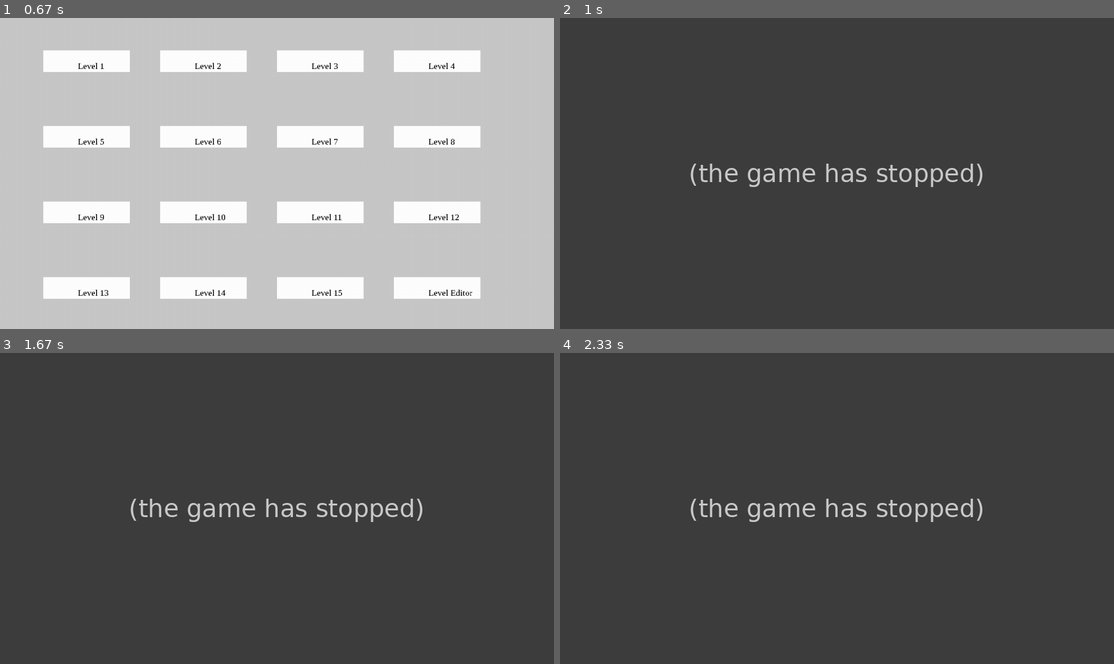
Above: before the commit, frames 1-4 (two rows, left to right).
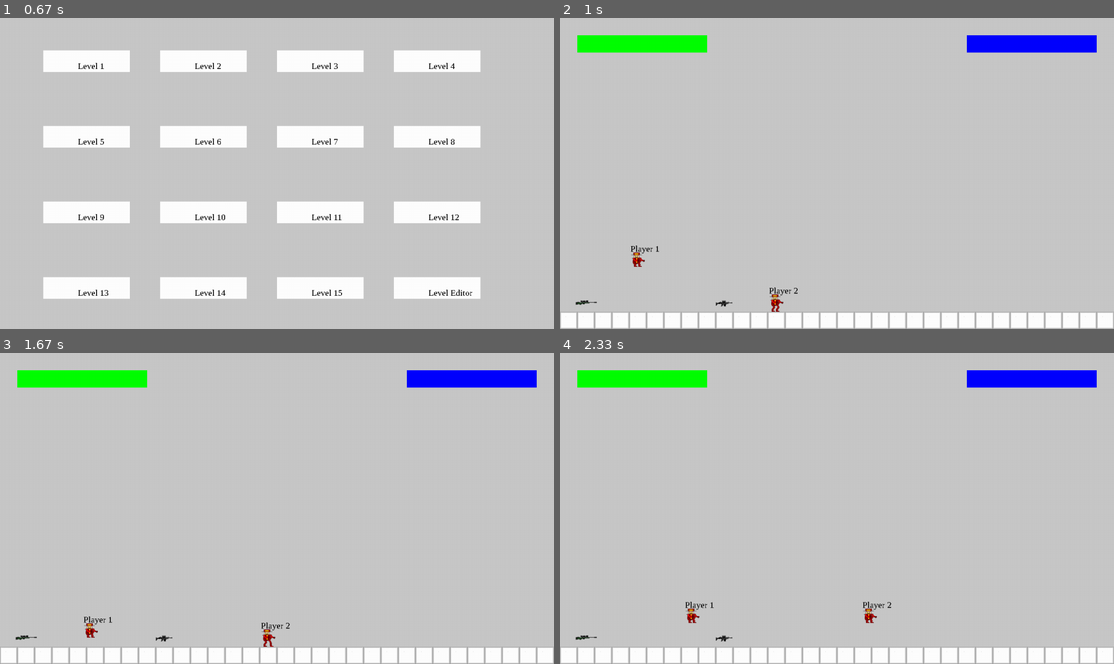
Above: after the commit, the same moments.

Repository: Me07111/Pygame-Platformer
Game: pygame game, started from Code/main.py
Same seed, same stepped clock (60 frames per second), same inputs: the game is played once before the commit and once after it.
Inputs (mouse positions are in pixels of both pictures, inside the frame that each line leads up to):
- Up to frame 1 (0.67 s): click "Play" at 0.38 s
- Up to frame 2 (1 s): click "Level 1" at 0.72 s
- Up to frame 3 (1.67 s): hold W 1-1.47 s; hold Right 1-1.47 s; move the mouse to (454, 499) at 1.03 s; hold Right from 1.5 s (still down); hold D from 1.5 s (still down)
- Up to frame 4 (2.33 s): release Right at 1.97 s; release D at 1.97 s; hold Up 2-2.3 s; hold W 2-2.3 s

Frame 1 is identical in both runs. In frame 2, 99% of the frame differs, in the area x 0-100%, y 0-100%; in frame 3, 99%; in frame 4, 99%.
Error before the commit: TypeError: spritecollide() missing 1 required positional argument: 'dokill' (level.py line 64); the game stopped at 0.73 s (later frames are placeholders)

Commit message:
kinda working launchpad

Diff:
--- a/Code/launchPad.py
+++ b/Code/launchPad.py
@@ -15,4 +15,4 @@
     def update(self,delta):
         self.image = self.animator.animate(0,delta)
     def onCollision(self,player):
-        player.launch((0,1),self.jumpPower)
+        player.launch((0,-1),self.jumpPower)
--- a/Code/level.py
+++ b/Code/level.py
@@ -52,7 +52,7 @@
         for powerUp in self.powerups.sprites():
             powerUp.update(delta)
         self.launchPads.update(delta)
-        self.launchPads.draw
+        self.launchPads.draw(self.screen)
         self.platforms.draw(self.screen)
         self.onGroundWeapons.draw(self.screen)
         self.powerups.draw(self.screen)
@@ -61,7 +61,7 @@
         self.checkWinCondition(player,levelHandler)
 
     def updateLaunchPadColls(self,player):
-        collidingPads = pygame.sprite.spritecollide(player,self.launchPads)
+        collidingPads = pygame.sprite.spritecollide(player,self.launchPads,False)
         if(len(collidingPads) > 0):
             collidingPads[0].onCollision(player)
 
@@ -202,7 +202,8 @@
                     powerUp = PowerUp(self.height, powerUpPos, type.get("name"),type.get("imagePath"),type.get("modifications"),type.get("isTimed"),type.get("time"))
                     self.powerups.add(powerUp)
                 elif(cell[0] == "L"):
-                    launchPad = LaunchPad((pos.x + cellWidth/2,pos.y + cellHeight/2),5,self.height)
+                    print(int(cell[1:len(cell)-1]))
+                    launchPad = LaunchPad((pos.x + cellWidth/2,pos.y + cellHeight/2),int(cell[1:len(cell)]),self.height)
                     self.launchPads.add(launchPad)
         playerposes.sort(key=getX)
         for i, player in enumerate(playerposes):
--- a/Code/levelEditor.py
+++ b/Code/levelEditor.py
@@ -17,8 +17,8 @@
         self.saveHandler = saveHandler
         self.cellSize = ()
         self.blockType = 1
-        self.blockTypes = ["o","x","P","w","u"]
-        self.doesHaveSubTypes = [False,False,False,True,True]
+        self.blockTypes = ["o","x","P","w","u","L"]
+        self.doesHaveSubTypes = [False,False,False,True,True,False]
         self.subType = 0
         self.typeButton = Button(scaleRect(height,(100,50)),scaleRect(height,(200,50)),"change type")
         self.subTypeButton = Button(scaleRect(height,(100,150)),scaleRect(height,(300,50)),"change block subtype")
@@ -36,12 +36,14 @@
         platformImage = pygame.transform.smoothscale(pygame.image.load("Graphics/Platform.png"),self.cellSize)
         playerimage = pygame.transform.smoothscale(pygame.image.load("Graphics/Character.png"),self.cellSize)
         weaponImages = []
+        jumpPadImage = pygame.transform.smoothscale(pygame.image.load("Graphics/JumpPad.png"),self.cellSize)
+        weaponImages = []
         for weapon in weapons:
             weaponImages.append(pygame.transform.smoothscale(pygame.image.load(weapon[1]),self.cellSize))
         powerupImages = []
         for powerUp in powerUps:
             powerupImages.append(pygame.transform.smoothscale(clip(pygame.image.load(powerUp.get("imagePath")),0,0,40,40),self.cellSize))
-        self.subImages = [[],[platformImage],[playerimage],weaponImages,powerupImages]
+        self.subImages = [[],[platformImage],[playerimage],weaponImages,powerupImages,[jumpPadImage]]
         self.timeSincePressed = 10
 
     def update(self,delta : float,gametime : float,levelHandler):
--- a/Code/player.py
+++ b/Code/player.py
@@ -50,7 +50,7 @@
             self.health = self.maxHealth
 
     def launch(self,direction : tuple,speed : float):
-        self.launchVector = direction
+        self.launchVector = pygame.Vector2(direction)
         self.launchSpeed = speed
         self.launched = True
 
--- a/save.json
+++ b/save.json
@@ -351,13 +351,111 @@
                   "o",
                   "o",
                   "o",
+                  "o",
+                  "o",
+                  "o",
+                  "o",
+                  "o",
+                  "o",
+                  "o",
+                  "o",
+                  "o",
+                  "o",
+                  "o",
+                  "o",
+                  "o",
+                  "o",
+                  "o",
+                  "o",
+                  "o",
+                  "o",
+                  "o",
+                  "o",
+                  "o",
+                  "o"
+            ],
+            [
+                  "o",
+                  "o",
+                  "o",
+                  "o",
+                  "o",
+                  "o",
+                  "o",
+                  "o",
+                  "o",
+                  "o",
+                  "o",
+                  "o",
+                  "o",
+                  "o",
+                  "o",
+                  "o",
+                  "o",
+                  "o",
+                  "o",
+                  "o",
+                  "o",
+                  "o",
+                  "o",
+                  "o",
+                  "o",
+                  "o",
+                  "o",
+                  "o",
+                  "o",
+                  "o",
+                  "o",
+                  "o"
+            ],
+            [
+                  "o",
+                  "o",
+                  "o",
+                  "o",
+                  "o",
+                  "o",
+                  "o",
+                  "o",
+                  "o",
+                  "o",
+                  "o",
+                  "o",
+                  "o",
+                  "o",
+                  "o",
+                  "o",
+                  "o",
+                  "o",
+                  "o",
+                  "o",
+                  "o",
+                  "o",
+                  "o",
+                  "o",
+                  "o",
+                  "o",
+                  "o",
+                  "o",
+                  "o",
+                  "o",
+                  "o",
+                  "o"
+            ],
+            [
+                  "o",
+                  "o",
+                  "o",
+                  "o",
+                  "o",
+                  "o",
+                  "o",
                   "P",
                   "o",
-                  "u6",
-                  "o",
-                  "u6",
-                  "o",
-                  "u6",
+                  "L120",
+                  "o",
+                  "o",
+                  "o",
                   "o",
                   "w0",
                   "o",
@@ -365,6 +463,8 @@
                   "o",
                   "o",
                   "o",
+                  "o",
+                  "o",
                   "P",
                   "o",
                   "o",
@@ -372,171 +472,71 @@
                   "o",
                   "o",
                   "o",
-                  "o"
-            ],
-            [
-                  "o",
-                  "o",
-                  "o",
-                  "o",
-                  "o",
-                  "o",
-                  "o",
-                  "o",
-                  "o",
-                  "o",
-                  "x",
-                  "x",
-                  "x",
-                  "x",
-                  "x",
-                  "x",
-                  "x",
-                  "x",
-                  "x",
-                  "x",
-                  "x",
-                  "x",
-                  "x",
-                  "x",
-                  "x",
-                  "o",
-                  "o",
-                  "o",
-                  "o",
-                  "o",
-                  "o",
-                  "o"
-            ],
-            [
-                  "o",
-                  "o",
-                  "o",
-                  "o",
-                  "o",
-                  "o",
-                  "o",
-                  "o",
-                  "o",
-                  "o",
-                  "o",
-                  "o",
-                  "o",
-                  "o",
-                  "o",
-                  "o",
-                  "o",
-                  "o",
-                  "o",
-                  "o",
-                  "o",
-                  "o",
-                  "o",
-                  "o",
-                  "o",
-                  "o",
-                  "o",
-                  "o",
-                  "o",
-                  "o",
-                  "o",
-                  "o"
-            ],
-            [
-                  "o",
-                  "o",
-                  "o",
-                  "o",
-                  "o",
-                  "o",
-                  "o",
-                  "o",
-                  "o",
-                  "o",
-                  "o",
-                  "o",
-                  "o",
-                  "o",
-                  "o",
-                  "o",
-                  "o",
-                  "o",
-                  "o",
-                  "o",
-                  "o",
-                  "o",
-                  "o",
-                  "o",
-                  "o",
-                  "o",
-                  "o",
-                  "o",
-                  "o",
-                  "o",
-                  "o",
-                  "o"
-            ],
-            [
-                  "o",
-                  "o",
-                  "o",
-                  "o",
-                  "o",
-                  "o",
-                  "o",
-                  "o",
-                  "o",
-                  "o",
-                  "o",
-                  "o",
-                  "o",
-                  "o",
-                  "o",
-                  "o",
-                  "o",
-                  "o",
-                  "o",
-                  "o",
-                  "o",
-                  "o",
-                  "o",
-                  "o",
-                  "o",
-                  "o",
-                  "o",
-                  "o",
-                  "o",
-                  "o",
-                  "o",
-                  "o"
-            ],
-            [
-                  "o",
-                  "o",
-                  "o",
-                  "o",
-                  "o",
-                  "o",
-                  "o",
-                  "o",
-                  "o",
-                  "o",
-                  "o",
-                  "o",
-                  "o",
-                  "o",
-                  "o",
-                  "o",
-                  "o",
-                  "o",
-                  "o",
-                  "o",
-                  "o",
-                  "o",
-                  "o",
-                  "o",
-                  "o",
-                  "x",
+                  "o",
+                  "o",
+                  "o"
+            ],
+            [
+                  "o",
+                  "o",
+                  "o",
+                  "x",
+                  "x",
+                  "x",
+                  "x",
+                  "x",
+                  "x",
+                  "x",
+                  "x",
+                  "x",
+                  "x",
+                  "x",
+                  "x",
+                  "x",
+                  "x",
+                  "x",
+                  "x",
+                  "x",
+                  "x",
+                  "x",
+                  "x",
+                  "x",
+                  "x",
+                  "x",
+                  "x",
+                  "x",
+                  "x",
+                  "o",
+                  "o",
+                  "o"
+            ],
+            [
+                  "o",
+                  "o",
+                  "o",
+                  "o",
+                  "o",
+                  "o",
+                  "o",
+                  "o",
+                  "o",
+                  "o",
+                  "o",
+                  "o",
+                  "o",
+                  "o",
+                  "o",
+                  "o",
+                  "o",
+                  "o",
+                  "o",
+                  "o",
+                  "o",
+                  "o",
+                  "o",
+                  "o",
+                  "x",
+                  "o",
                   "o",
                   "o",
                   "o",
